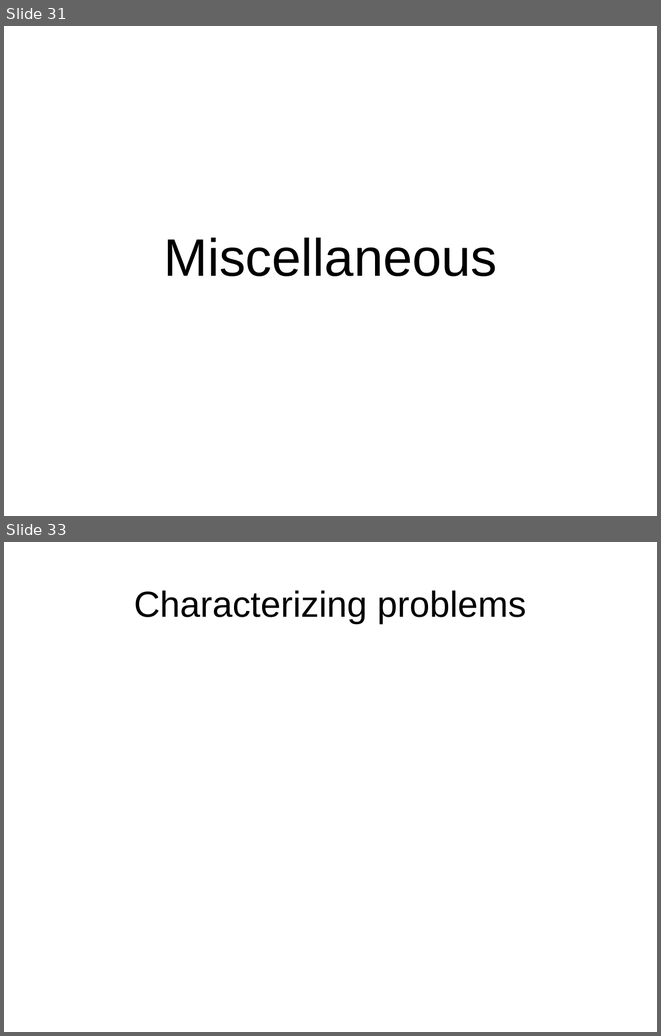
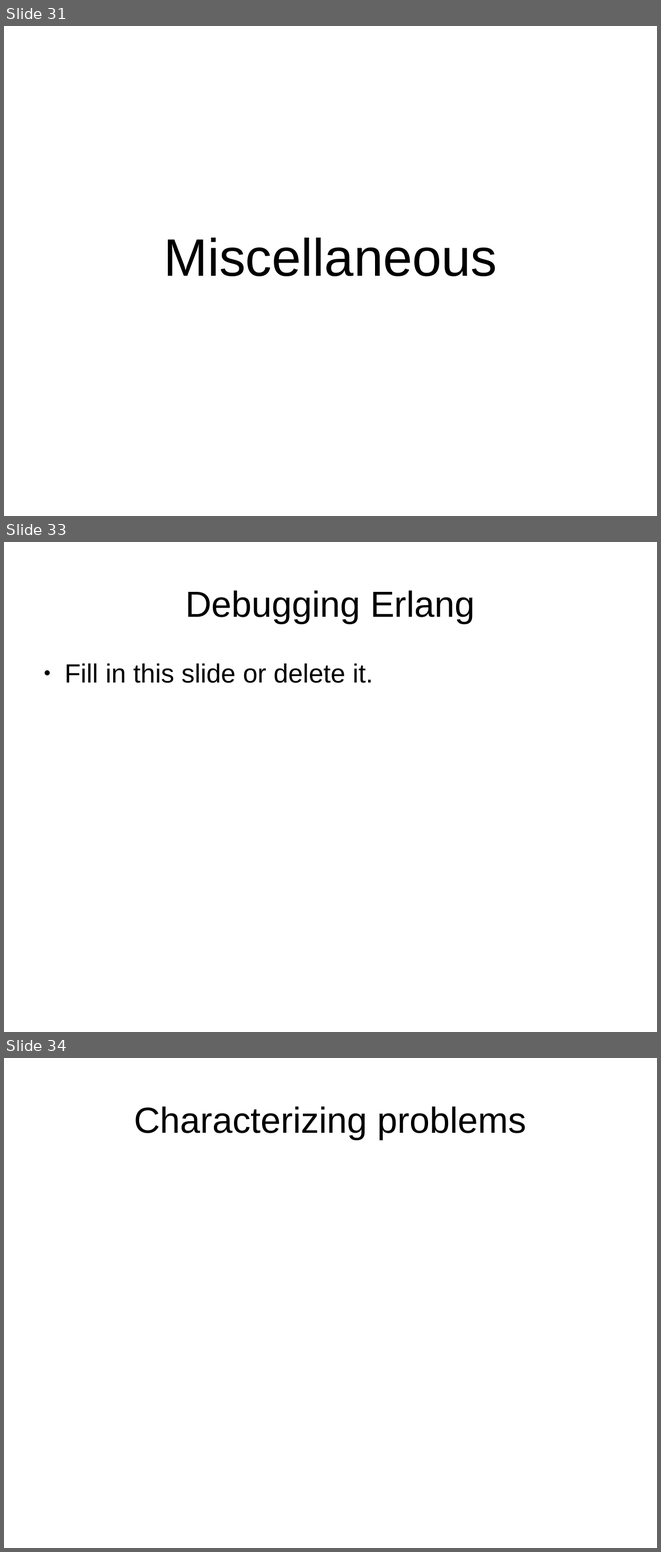
Before and after one commit to FractalDesigns/cowichan-1, a slide deck: miscellaneous/2010-12/slides.odp. Shown one above the other, each under a label of ours: slides 31 and 33 before the commit, slides 31, 33 and 34 after it; the slides between them are not shown. The pictures are 661x1036 and 661x1552 pixels, drawn with LibreOffice and Linux fonts; fonts in the diff are those of the drawing; background and template pictures are left out. Boxes give left, top, right and bottom in pixels: in the first picture for what was removed or moved away, otherwise in the second. Text is boxed around its words. In the diff, an @@ line names an element or a change of style, - is before the commit and + after.

```diff
--- a/miscellaneous/2010-12/slides.odp
+++ b/miscellaneous/2010-12/slides.odp
@@ slide 33 added at (x1=4, y1=542, x2=657, y2=1032), background picture (left out) @@
@@ title added at (x1=185, y1=590, x2=475, y2=623), 44 pt, text #000000 @@
+Debugging Erlang
@@ text added at (x1=64, y1=663, x2=373, y2=683), 32 pt, text #000000 @@
+● Fill in this slide or delete it.
@@ what was slide 33 is now slide 34 @@
```
Also in this commit, not shown: 1 other slide added, 1 slide removed, 1 other file.
